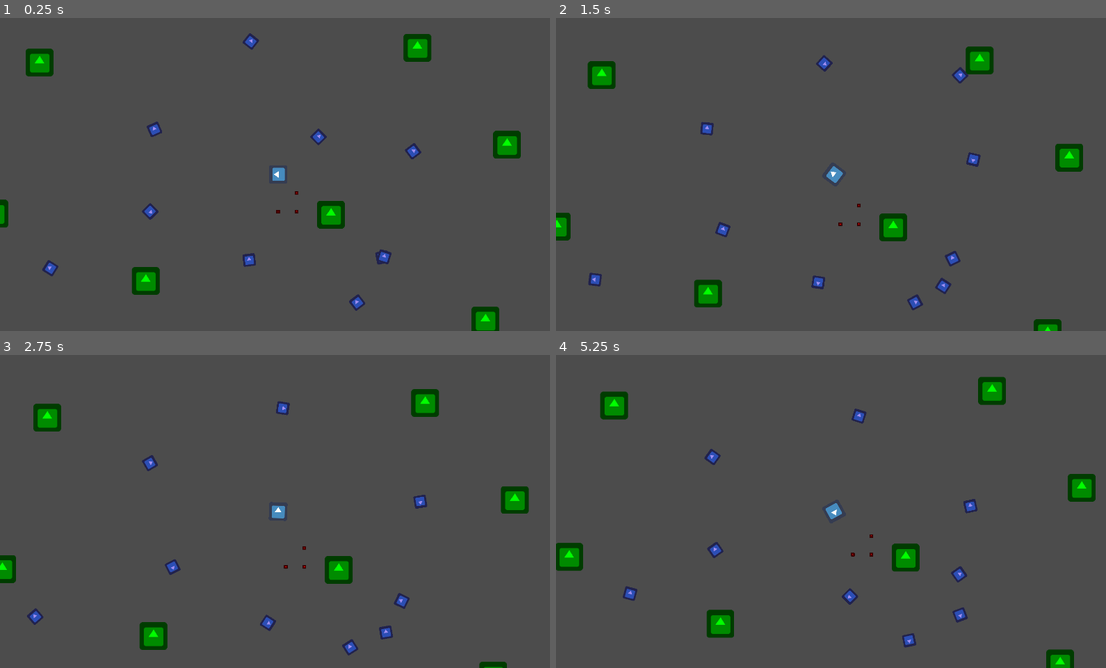
Above: before the commit, frames 1-4 (two rows, left to right).
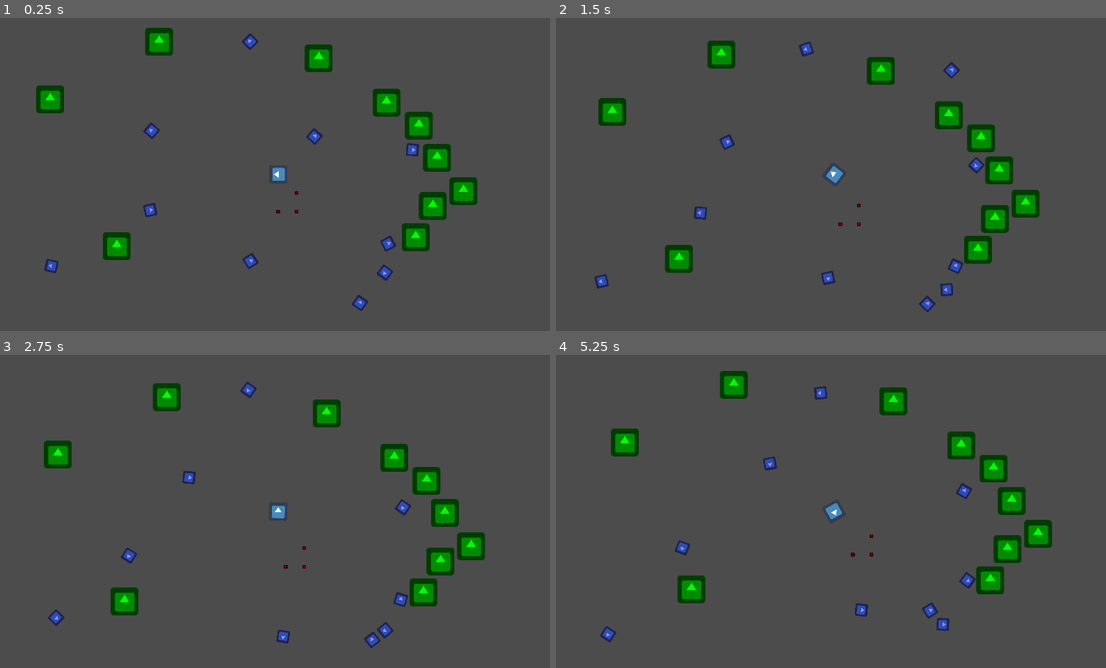
Above: after the commit, the same moments.

Repository: ebrahimebrahim/hungry_and_slow
Game: Godot game, scene res://Main.tscn
Two runs of this game, one before a commit and one after it. Both use one fixed random seed, a clock stepped at 60 frames per second and the inputs below. The engine's default icon, where the game draws it, is replaced by a stand-in: a white triangle on a blue panel in a dark square.
Inputs (mouse positions are in pixels of both pictures, inside the frame that each line leads up to):
- Up to frame 1 (0.25 s): no input
- Up to frame 2 (1.5 s): move the mouse to (957, 158) at 0.52 s; click (957, 158) at 0.67 s; move the mouse to (721, 190) at 1.27 s; click (721, 190) at 1.42 s
- Up to frame 3 (2.75 s): move the mouse to (335, 442) at 2.02 s; click (335, 442) at 2.17 s
- Up to frame 4 (5.25 s): move the mouse to (809, 574) at 2.77 s; click (809, 574) at 2.92 s; move the mouse to (1001, 558) at 3.52 s; click (1001, 558) at 3.67 s; move the mouse to (666, 464) at 4.27 s; click (666, 464) at 4.42 s; move the mouse to (864, 511) at 5.02 s; click (864, 511) at 5.17 s

The runs differ from the first frame. In frame 1, 8.1% of the frame differs, in the area x 0-95%, y 3-100%; in frame 2, 8.7%; in frame 3, 8.5%; in frame 4, 9.1%, in the area x 0-99%, y 5-100%.

Commit message:
make Creature's be KinematicBody2D's with collision

Diff:
--- a/hungry_and_slow/Creature.gd
+++ b/hungry_and_slow/Creature.gd
@@ -1,4 +1,4 @@
-extends Node2D
+extends KinematicBody2D
 
 export var direction_vec = Vector2(0,-1)
 
@@ -30,8 +30,8 @@
 
 
 
-func step_move_ahead(dist : float) -> void:
-	position += dist * direction_vec
+func step_move_ahead(speed : float) -> void:
+	move_and_slide(speed*direction_vec)
 
 
 
--- a/hungry_and_slow/Main.tscn
+++ b/hungry_and_slow/Main.tscn
@@ -1,10 +1,14 @@
-[gd_scene load_steps=6 format=2]
+[gd_scene load_steps=8 format=2]
 
 [ext_resource path="res://icon.png" type="Texture" id=1]
 [ext_resource path="res://Player.gd" type="Script" id=2]
 [ext_resource path="res://TightCamera.gd" type="Script" id=3]
 [ext_resource path="res://Prey.tscn" type="PackedScene" id=4]
 [ext_resource path="res://Main.gd" type="Script" id=5]
+[ext_resource path="res://Tree.tscn" type="PackedScene" id=6]
+
+[sub_resource type="RectangleShape2D" id=1]
+extents = Vector2( 31.4981, 31.6602 )
 
 [node name="Main" type="Node"]
 script = ExtResource( 5 )
@@ -12,47 +16,35 @@
 [node name="Background Junk" type="Node2D" parent="."]
 position = Vector2( 1.52588e-05, 0 )
 
-[node name="Sprite" type="Sprite" parent="Background Junk"]
-modulate = Color( 0.00784314, 1, 0, 1 )
-position = Vector2( 182.29, 138.758 )
-scale = Vector2( 1.5, 1.5 )
-texture = ExtResource( 1 )
+[node name="Tree" parent="Background Junk" instance=ExtResource( 6 )]
+position = Vector2( 373.825, -247.983 )
 
-[node name="Sprite2" type="Sprite" parent="Background Junk"]
-modulate = Color( 0.00784314, 1, 0, 1 )
-position = Vector2( -457.139, 367.239 )
-scale = Vector2( 1.5, 1.5 )
-texture = ExtResource( 1 )
+[node name="Tree2" parent="Background Junk" instance=ExtResource( 6 )]
+position = Vector2( -787, -259.086 )
 
-[node name="Sprite3" type="Sprite" parent="Background Junk"]
-modulate = Color( 0.00784314, 1, 0, 1 )
-position = Vector2( -823.66, -386.43 )
-scale = Vector2( 1.5, 1.5 )
-texture = ExtResource( 1 )
+[node name="Tree3" parent="Background Junk" instance=ExtResource( 6 )]
+position = Vector2( -411.032, -457.784 )
 
-[node name="Sprite4" type="Sprite" parent="Background Junk"]
-modulate = Color( 0.00784314, 1, 0, 1 )
-position = Vector2( 480.584, -437.204 )
-scale = Vector2( 1.5, 1.5 )
-texture = ExtResource( 1 )
+[node name="Tree4" parent="Background Junk" instance=ExtResource( 6 )]
+position = Vector2( 140.257, -401.292 )
 
-[node name="Sprite5" type="Sprite" parent="Background Junk"]
-modulate = Color( 0.00784314, 1, 0, 1 )
-position = Vector2( 789.985, -102.416 )
-scale = Vector2( 1.5, 1.5 )
-texture = ExtResource( 1 )
+[node name="Tree5" parent="Background Junk" instance=ExtResource( 6 )]
+position = Vector2( -557.133, 247.398 )
 
-[node name="Sprite6" type="Sprite" parent="Background Junk"]
-modulate = Color( 0.00784314, 1, 0, 1 )
-position = Vector2( 715.412, 503.692 )
-scale = Vector2( 1.5, 1.5 )
-texture = ExtResource( 1 )
+[node name="Tree6" parent="Background Junk" instance=ExtResource( 6 )]
+position = Vector2( 533.757, 109.089 )
 
-[node name="Sprite7" type="Sprite" parent="Background Junk"]
-modulate = Color( 0.00784314, 1, 0, 1 )
-position = Vector2( -979.153, 135.585 )
-scale = Vector2( 1.5, 1.5 )
-texture = ExtResource( 1 )
+[node name="Tree7" parent="Background Junk" instance=ExtResource( 6 )]
+position = Vector2( 485.641, -168.504 )
+
+[node name="Tree8" parent="Background Junk" instance=ExtResource( 6 )]
+position = Vector2( 548.562, -57.4666 )
+
+[node name="Tree9" parent="Background Junk" instance=ExtResource( 6 )]
+position = Vector2( 639.242, 57.2717 )
+
+[node name="Tree10" parent="Background Junk" instance=ExtResource( 6 )]
+position = Vector2( 474.537, 216.425 )
 
 [node name="PreyList" type="Node" parent="."]
 
@@ -85,12 +77,9 @@
 [node name="Prey10" parent="PreyList" instance=ExtResource( 4 )]
 position = Vector2( 274.666, 454.59 )
 
-[node name="Player" type="Node2D" parent="."]
+[node name="Player" type="KinematicBody2D" parent="."]
 z_index = 5
 script = ExtResource( 2 )
-__meta__ = {
-"_edit_group_": true
-}
 direction_vec = Vector2( -1, 0 )
 
 [node name="Mask" type="Sprite" parent="Player"]
@@ -102,6 +91,9 @@
 [node name="Camera2D" type="Camera2D" parent="Player"]
 current = true
 script = ExtResource( 3 )
+
+[node name="CollisionShape2D" type="CollisionShape2D" parent="Player"]
+shape = SubResource( 1 )
 
 [node name="icon" type="Sprite" parent="."]
 modulate = Color( 1, 0, 0, 1 )
--- a/hungry_and_slow/Player.gd
+++ b/hungry_and_slow/Player.gd
@@ -21,14 +21,14 @@
 func get_mouse_relpos() -> Vector2:
 	return self.get_global_mouse_position() - position
 
-func _process(delta):
+func _physics_process(delta):
 	if (Input.is_mouse_button_pressed(BUTTON_LEFT)):
 		var rel_mouse_pos : Vector2 = get_mouse_relpos()
 
 		step_rotate(rel_mouse_pos,delta)
 
 		var speed = max_speed * min(rel_mouse_pos.length(),speed_control_radius)/float(speed_control_radius)
-		step_move_ahead(speed * delta)
+		step_move_ahead(speed)
 
 
 
--- a/hungry_and_slow/Prey.gd
+++ b/hungry_and_slow/Prey.gd
@@ -22,13 +22,13 @@
 		panic_cooldown.start(panic_time)
 
 
-func _process(delta):
+func _physics_process(delta):
 	if player_nearby:
 		step_rotate(position - last_known_player_pos,delta)
-		step_move_ahead(max_speed * delta)
+		step_move_ahead(max_speed)
 	else:
 		step_rotate(Vector2(1,0).rotated(randf()*2*PI),delta)
-		step_move_ahead(max_speed/5 * delta)
+		step_move_ahead(max_speed/5)
 
 
 
--- a/hungry_and_slow/Prey.tscn
+++ b/hungry_and_slow/Prey.tscn
@@ -1,14 +1,14 @@
-[gd_scene load_steps=3 format=2]
+[gd_scene load_steps=4 format=2]
 
 [ext_resource path="res://Prey.gd" type="Script" id=1]
 [ext_resource path="res://icon.png" type="Texture" id=2]
 
-[node name="Prey" type="Node2D"]
+[sub_resource type="RectangleShape2D" id=1]
+extents = Vector2( 21.7536, 21.503 )
+
+[node name="Prey" type="KinematicBody2D"]
 position = Vector2( 95.3719, -70.5984 )
 script = ExtResource( 1 )
-__meta__ = {
-"_edit_group_": true
-}
 
 [node name="Sprite" type="Sprite" parent="."]
 modulate = Color( 0.627451, 0.560784, 0.94902, 1 )
@@ -17,4 +17,7 @@
 
 [node name="Panic Cooldown" type="Timer" parent="."]
 wait_time = 0.001
+
+[node name="CollisionShape2D" type="CollisionShape2D" parent="."]
+shape = SubResource( 1 )
 [connection signal="timeout" from="Panic Cooldown" to="." method="_on_Panic_Cooldown_timeout"]
--- /dev/null
+++ b/hungry_and_slow/Tree.tscn
@@ -0,0 +1,16 @@
+[gd_scene load_steps=3 format=2]
+
+[ext_resource path="res://icon.png" type="Texture" id=1]
+
+[sub_resource type="RectangleShape2D" id=1]
+extents = Vector2( 48.0412, 47.8591 )
+
+[node name="Tree" type="StaticBody2D"]
+
+[node name="Sprite" type="Sprite" parent="."]
+modulate = Color( 0.00784314, 1, 0, 1 )
+scale = Vector2( 1.5, 1.5 )
+texture = ExtResource( 1 )
+
+[node name="CollisionShape2D" type="CollisionShape2D" parent="."]
+shape = SubResource( 1 )
Not shown, changed: TODO.txt
